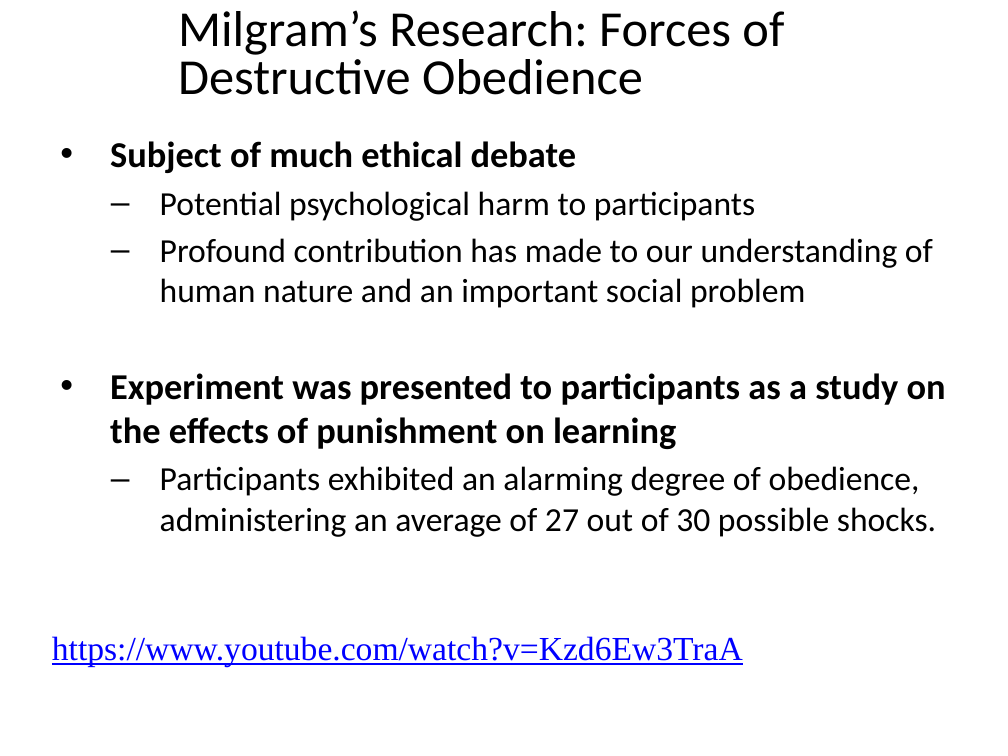
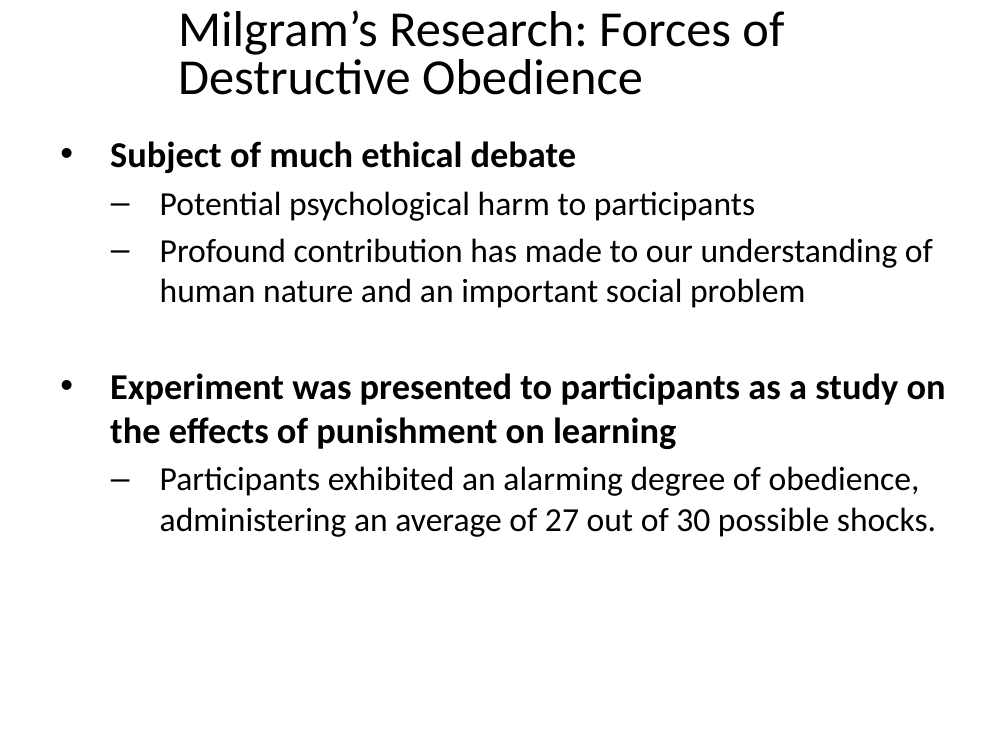
Before and after one commit to npm27/Teaching-Materials, a slide deck: slide 23 of Social Psych/Slides/8 Conformity.pptx (slide 24 before the commit). Drawn at 1008x756 pixels with LibreOffice and Linux fonts; fonts in the diff are those of the drawing. Boxes give left, top, right and bottom in pixels: in the first picture for what was removed or moved away, otherwise in the second. Text is boxed around its words. In the diff, an @@ line names an element or a change of style, - is before the commit and + after.

```diff
--- a/Social Psych/Slides/8 Conformity.pptx
+++ b/Social Psych/Slides/8 Conformity.pptx
@@ text removed at [52, 636, 743, 666] @@
-https://www.youtube.com/watch?v=Kzd6Ew3TraA
```
Also in this commit, not shown: 5 other slides changed, 1 slide added, 5 slides removed, 1 other file.
